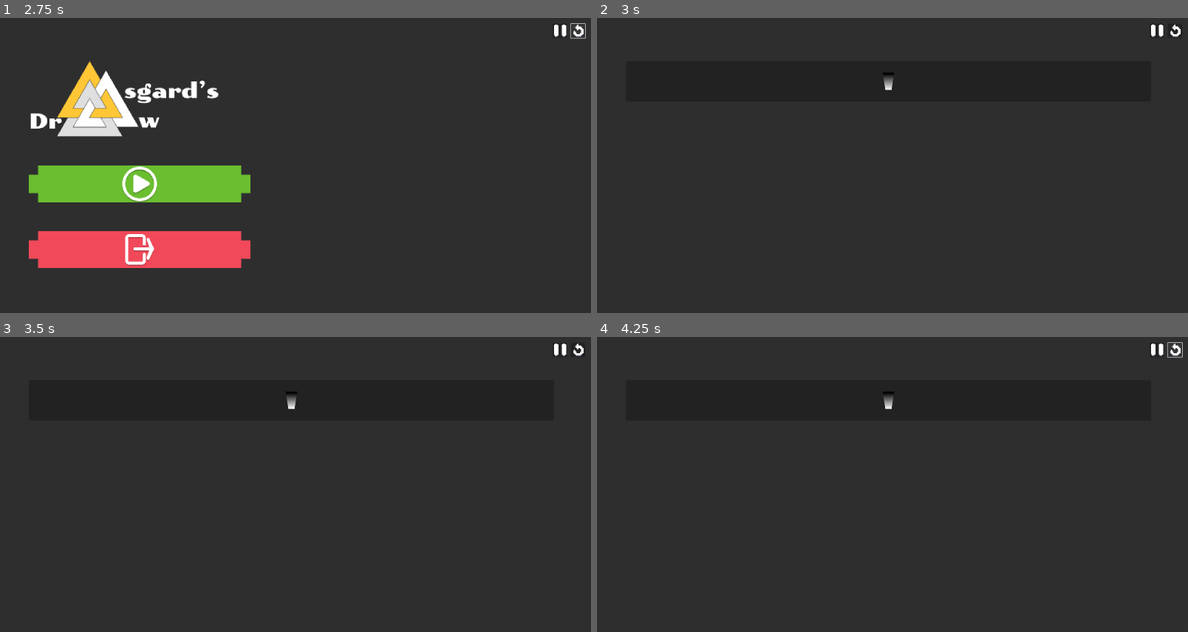
Above: before the commit, frames 1-4 (two rows, left to right).
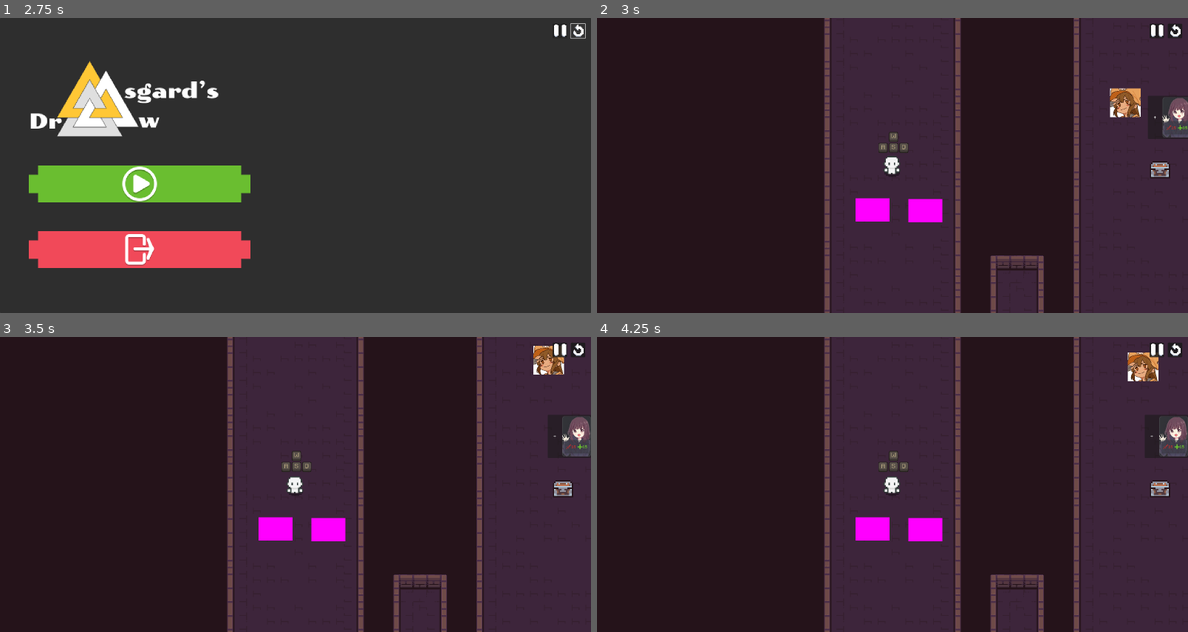
Above: after the commit, the same moments.

Repository: rishaandesai/asgards-draw
Game: Godot game, scene res://Scenes/MainMenu/main_menu.tscn
Two runs of this game, one before a commit and one after it. Both use one fixed random seed, a clock stepped at 60 frames per second and the inputs below.
Inputs (mouse positions are in pixels of both pictures, inside the frame that each line leads up to):
- Up to frame 1 (2.75 s): click (579, 29) at 0.5 s; click (579, 29) at 1.25 s; click (579, 29) at 2 s
- Up to frame 2 (3 s): click (886, 183) at 2.75 s
- Up to frame 3 (3.5 s): no input
- Up to frame 4 (4.25 s): click (1176, 348) at 3.52 s

Frame 1 is identical in both runs. In frame 2, 58% of the frame differs, in the area x 0-100%, y 0-100%; in frame 3, 58%; in frame 4, 59%.
Error after the commit: Cannot call method 'get_files' on a null value. (res://Scripts/Utils/SaveFile.gd:41)

Commit message:
moving away from save files

Diff:
--- a/Resources/Dungeons/3/Aion.tres
+++ b/Resources/Dungeons/3/Aion.tres
@@ -7,7 +7,7 @@
 script = ExtResource("1_pmmax")
 name = &"aions_keep"
 type = 3
-rarity = 4
+rarity = 2
 difficulty = 10.5
 scene = ExtResource("2_fhyvg")
 metadata/_custom_type_script = ExtResource("1_pmmax")
--- a/Scenes/MainMenu/save_menu.gd
+++ b/Scenes/MainMenu/save_menu.gd
@@ -11,7 +11,7 @@
 		var SaveDisplayScene = preload("res://Scenes/MainMenu/Util/Save.tscn")
 		var display = SaveDisplayScene.instantiate()
 		display.save = file
-		$"./MarginContainer/VBoxContainer".add_child(display)
+		$"./MarginContainer/ScrollContainer/VBoxContainer".add_child(display)
 
 
 func _on_panel_container_gui_input(event: InputEvent) -> void:
@@ -19,6 +19,6 @@
 	event = event as InputEventMouseButton
 
 	if event.is_pressed():
-		var file: SaveFile = SaveFile.new()
+		var file: SaveFile = SaveFile.new(true)
 		SaveData.saveFile = file
 		get_tree().change_scene_to_file("res://Scenes/Puzzle/Dungeons/Introduction.tscn")
--- a/Scenes/MainMenu/save_menu.tscn
+++ b/Scenes/MainMenu/save_menu.tscn
@@ -34,28 +34,32 @@
 theme_override_constants/margin_top = 75
 theme_override_constants/margin_bottom = 75
 
-[node name="VBoxContainer" type="VBoxContainer" parent="MarginContainer"]
+[node name="ScrollContainer" type="ScrollContainer" parent="MarginContainer"]
 layout_mode = 2
+
+[node name="VBoxContainer" type="VBoxContainer" parent="MarginContainer/ScrollContainer"]
+layout_mode = 2
+size_flags_horizontal = 3
 theme_override_constants/separation = 50
 
-[node name="PanelContainer" type="PanelContainer" parent="MarginContainer/VBoxContainer"]
+[node name="PanelContainer" type="PanelContainer" parent="MarginContainer/ScrollContainer/VBoxContainer"]
 layout_mode = 2
 
-[node name="MarginContainer" type="MarginContainer" parent="MarginContainer/VBoxContainer/PanelContainer"]
+[node name="MarginContainer" type="MarginContainer" parent="MarginContainer/ScrollContainer/VBoxContainer/PanelContainer"]
 layout_mode = 2
 theme_override_constants/margin_left = 20
 theme_override_constants/margin_top = 20
 theme_override_constants/margin_right = 20
 theme_override_constants/margin_bottom = 20
 
-[node name="CenterContainer" type="CenterContainer" parent="MarginContainer/VBoxContainer/PanelContainer/MarginContainer"]
+[node name="CenterContainer" type="CenterContainer" parent="MarginContainer/ScrollContainer/VBoxContainer/PanelContainer/MarginContainer"]
 layout_mode = 2
 
-[node name="TextureRect" type="TextureRect" parent="MarginContainer/VBoxContainer/PanelContainer/MarginContainer/CenterContainer"]
+[node name="TextureRect" type="TextureRect" parent="MarginContainer/ScrollContainer/VBoxContainer/PanelContainer/MarginContainer/CenterContainer"]
 custom_minimum_size = Vector2(0, 30)
 layout_mode = 2
 texture = ExtResource("3_s43e3")
 expand_mode = 3
 stretch_mode = 4
 
-[connection signal="gui_input" from="MarginContainer/VBoxContainer/PanelContainer" to="." method="_on_panel_container_gui_input"]
+[connection signal="gui_input" from="MarginContainer/ScrollContainer/VBoxContainer/PanelContainer" to="." method="_on_panel_container_gui_input"]
--- a/Scenes/World.tscn
+++ b/Scenes/World.tscn
@@ -15,12 +15,14 @@
 3:0/0 = 0
 3:0/0/terrain_set = 0
 3:0/0/terrain = 1
+3:0/0/physics_layer_0/polygon_0/points = PackedVector2Array(-8, -8, 8, -8, 8, 8, -8, 8)
 0:1/0 = 0
 0:1/0/terrain_set = 0
 0:1/0/terrain = 2
 3:1/0 = 0
 3:1/0/terrain_set = 0
 3:1/0/terrain = 0
+3:1/0/physics_layer_0/polygon_0/points = PackedVector2Array(-8, -8, 8, -8, 8, 8, -8, 8)
 1:2/0 = 0
 1:2/0/terrain_set = 0
 1:2/0/terrain = 3
@@ -30,6 +32,7 @@
 2:2/0/terrain = 3
 
 [sub_resource type="TileSet" id="TileSet_y7y61"]
+physics_layer_0/collision_layer = 1
 terrain_set_0/mode = 0
 terrain_set_0/terrain_0/name = "Shallow Water"
 terrain_set_0/terrain_0/color = Color(0.5, 0.34375, 0.25, 1)
@@ -48,3 +51,4 @@
 tile_set = SubResource("TileSet_y7y61")
 
 [node name="Player" parent="." instance=ExtResource("3_p70al")]
+position = Vector2(1116, 558)
--- a/Scripts/MainMenu/main_menu.gd
+++ b/Scripts/MainMenu/main_menu.gd
@@ -1,7 +1,8 @@
 extends Control
 
 func _on_play_pressed() -> void:
-	get_tree().change_scene_to_file("res://Scenes/MainMenu/save_menu.tscn")
+	SaveData.saveFile.global_seed = RandomNumberGenerator.new().randi()
+	get_tree().change_scene_to_file("res://Scenes/Puzzle/Dungeons/Introduction.tscn")
 
 func _on_quit_pressed() -> void:
 	get_tree().quit()
--- a/Scripts/Puzzles/ChunkRender.gd
+++ b/Scripts/Puzzles/ChunkRender.gd
@@ -4,12 +4,18 @@
 var unrender_distance: int = 10
 var loaded_chunks: Dictionary[Vector2i, Chunk] = {}
 
+var tiles: Array[Vector2i] = [Vector2i(3, 0), #Deep Water
+							Vector2i(3, 2), # Shallow Water
+							Vector2i(1, 1), #Wet Grass
+							Vector2i(2, 3), #dry grass
+							Vector2i(2, 2),#normal grass
+							Vector2i(0, 0)] #snow
+
 func _ready() -> void:
-	$Player.position = Vector2(SaveData.saveFile.world_size/2, SaveData.saveFile.world_size/2)
+	$Player.position = Vector2(SaveData.saveFile.world_size, SaveData.saveFile.world_size)/2
 
 func _process(_delta: float) -> void:
 	var player_chunk: Vector2i = Vector2i($Player.position/SaveData.saveFile.chunk_size)
-
 	# Load chunks within render distance
 	for x: int in range(player_chunk.x-render_distance, player_chunk.x+render_distance):
 		if x < 0 or x > SaveData.saveFile.world_size/SaveData.saveFile.chunk_size:
@@ -26,21 +32,16 @@
 			for local_x in range(SaveData.saveFile.chunk_size):
 				for local_y in range(SaveData.saveFile.chunk_size):
 					var local_pos = Vector2i(local_x, local_y)
-					var global_pos = local_pos + (chunk_pos * SaveData.saveFile.chunk_size)
+					var global_pos = local_pos*16 + (chunk_pos * SaveData.saveFile.chunk_size)
 
 					var tile_type = Tile.TileTypes.deep_water_tile
 
 					# Check if we have this chunk and position saved
-					if SaveData.saveFile.world.has(chunk_pos):
-						var chunk = SaveData.saveFile.world[chunk_pos]
-						loaded_chunks[chunk_pos] = chunk
-
-						# Use saved tile type if available
-						if chunk.tiles.has(local_pos):
-							tile_type = chunk.tiles[local_pos].type
+					if ($LandscapeTilemap as TileMapLayer).get_cell_tile_data(global_pos) == null:
+						tile_type = SaveData.saveFile.get_tile(global_pos.x, global_pos.y)
 
 					# Set the tile on the tilemap
-					$"LandscapeTilemap".set_cells_terrain_connect([global_pos],0 , 0, tile_type)
+					$LandscapeTilemap.set_cell($LandscapeTilemap.local_to_map(global_pos), 0, tiles[tile_type])
 
 	# Unload chunks outside unrender distance
 	var chunks_to_unload = []
@@ -50,11 +51,11 @@
 			chunks_to_unload.append(chunk_pos)
 
 			# Clear all tiles for this chunk
-			for local_x in range(SaveData.saveFile.chunk_size):
-				for local_y in range(SaveData.saveFile.chunk_size):
-					var local_pos = Vector2i(local_x, local_y)
-					var global_pos = local_pos + (chunk_pos * SaveData.saveFile.chunk_size)
-					$"World Layer".erase_cell(0, global_pos)
+			#for local_x in range(SaveData.saveFile.chunk_size):
+			#	for local_y in range(SaveData.saveFile.chunk_size):
+			#		var local_pos = Vector2i(local_x, local_y)
+			#		var global_pos = local_pos + (chunk_pos * SaveData.saveFile.chunk_size)
+			#		$LandscapeTilemap.erase_cell(0, global_pos)
 
 	# Remove unloaded chunks from loaded_chunks
 	for chunk_pos in chunks_to_unload:
--- a/Scripts/Puzzles/player.gd
+++ b/Scripts/Puzzles/player.gd
@@ -2,137 +2,42 @@
 class_name Player
 
 const SPEED = 150.0
-const PUSH_FORCE = 10.0
-const ZOOM_FACTOR = 10.0
-const MIN_ZOOM = 0.05
-const MAX_ZOOM = 3.0
-const TILE_SIZE = 16
+const PUSH_FORCE = 10.0  # Adjust for stronger/weaker pushing
 
-@onready var camera = $Camera2D
 @onready var animation_player = $AnimationPlayer
-@onready var ray = $RayCast2D
 
-var terrain
 var last_direction = "front"
 
-var last_position = Vector2.ZERO
-var target_position = Vector2.ZERO
-var movedir = Vector2.ZERO
-
-var zoom_hold_add = false
-var zoom_hold_sub = false
-var zoom_hold_timer_add = 0.0
-var zoom_hold_timer_sub = 0.0
-
 func _ready() -> void:
-	terrain = get_tree().get_root().find_child("LandscapeTilemap", true, false)
-	if terrain == null:
-		push_error("LandscapeTilemap not found — terrain is null and movement will crash.")
 	var tweener = create_tween()
 	tweener.tween_property($PointLight2D, "energy", 1.0, 2)
 
-func _physics_process(delta: float) -> void:
-	if last_position == Vector2.ZERO:
-		last_position = position
-		target_position = position
+func _physics_process(_delta: float) -> void:
+	var direction_x := Input.get_axis("move_left", "move_right")
+	var direction_y := Input.get_axis("move_up", "move_down")
 
-	if position == target_position:
-		get_movedir()
-		last_position = position
-		target_position += movedir * TILE_SIZE
+	velocity = Vector2(direction_x, direction_y).normalized() * SPEED
 
-	position += SPEED * movedir * delta
+	if direction_x:
+		last_direction = "left" if direction_x < 0 else "right"
+	elif direction_y:
+		last_direction = "back" if direction_y < 0 else "front"
 
-	if position.distance_to(last_position) >= TILE_SIZE - SPEED * delta:
-		position = target_position
-
-	if movedir.x:
-		last_direction = "left" if movedir.x < 0 else "right"
-	elif movedir.y:
-		last_direction = "back" if movedir.y < 0 else "front"
-
-	if position != last_position:
+	if velocity.length() > 0:
 		animation_player.play("run_" + last_direction)
 	else:
 		animation_player.play("idle_" + last_direction)
 
-	if zoom_hold_add:
-		zoom_hold_timer_add += delta
-		if zoom_hold_timer_add >= 0.5:
-			camera.zoom *= ZOOM_FACTOR
-			camera.zoom = camera.zoom.clamp(Vector2(MIN_ZOOM, MIN_ZOOM), Vector2(MAX_ZOOM, MAX_ZOOM))
-			zoom_hold_timer_add = 0.0
+	move_and_slide()
+	_handle_pushing()
 
-	if zoom_hold_sub:
-		zoom_hold_timer_sub += delta
-		if zoom_hold_timer_sub >= 0.5:
-			camera.zoom /= ZOOM_FACTOR
-			camera.zoom = camera.zoom.clamp(Vector2(MIN_ZOOM, MIN_ZOOM), Vector2(MAX_ZOOM, MAX_ZOOM))
-			zoom_hold_timer_sub = 0.0
-
-	_handle_pushing()
-	z_index = clamp(int(position.y), 0, 4096)
-
-func _input(event):
-	if event is InputEventKey and event.pressed:
-		if event.physical_keycode == KEY_EQUAL or event.physical_keycode == KEY_KP_ADD:
-			camera.zoom *= ZOOM_FACTOR
-			camera.zoom = camera.zoom.clamp(Vector2(MIN_ZOOM, MIN_ZOOM), Vector2(MAX_ZOOM, MAX_ZOOM))
-			zoom_hold_add = true
-			zoom_hold_timer_add = 0.0
-		elif event.physical_keycode == KEY_MINUS or event.physical_keycode == KEY_KP_SUBTRACT:
-			camera.zoom /= ZOOM_FACTOR
-			camera.zoom = camera.zoom.clamp(Vector2(MIN_ZOOM, MIN_ZOOM), Vector2(MAX_ZOOM, MAX_ZOOM))
-			zoom_hold_sub = true
-			zoom_hold_timer_sub = 0.0
-	elif event is InputEventKey and not event.pressed:
-		if event.physical_keycode == KEY_EQUAL or event.physical_keycode == KEY_KP_ADD:
-			zoom_hold_add = false
-		elif event.physical_keycode == KEY_MINUS or event.physical_keycode == KEY_KP_SUBTRACT:
-			zoom_hold_sub = false
+	z_index = int(position.y)
 
 func _handle_pushing():
 	for i in get_slide_collision_count():
 		var collision = get_slide_collision(i)
 		var collider = collision.get_collider()
+
 		if collider is RigidBody2D:
-			var push_direction = collision.get_normal() * -1
+			var push_direction = collision.get_normal() * -1  # Get push direction
 			collider.apply_central_impulse(push_direction * PUSH_FORCE)
-
-func get_movedir():
-	var LEFT = Input.is_action_pressed("move_left")
-	var RIGHT = Input.is_action_pressed("move_right")
-	var UP = Input.is_action_pressed("move_up")
-	var DOWN = Input.is_action_pressed("move_down")
-
-	var dir_x = -int(LEFT) + int(RIGHT)
-	var dir_y = -int(UP) + int(DOWN)
-
-	var test_dir = Vector2.ZERO
-
-	if dir_x != 0:
-		var check_pos = terrain.local_to_map(position + Vector2(dir_x, 0) * TILE_SIZE)
-		var tile_coords = terrain.get_cell_atlas_coords(check_pos)
-		if tile_coords != Vector2i(3, 0) and tile_coords != Vector2i(3, 2):
-			test_dir.x = dir_x
-
-	if dir_y != 0:
-		var check_pos = terrain.local_to_map(position + Vector2(0, dir_y) * TILE_SIZE)
-		var tile_coords = terrain.get_cell_atlas_coords(check_pos)
-		if tile_coords != Vector2i(3, 0) and tile_coords != Vector2i(3, 2):
-			test_dir.y = dir_y
-
-	movedir = test_dir.normalized()
-
-	if movedir != Vector2.ZERO:
-		ray.target_position = movedir * TILE_SIZE / 2
-
-func get_tile(tile_map):
-	if tile_map is TileMap:
-		var v = Vector2(TILE_SIZE / 2, TILE_SIZE / 2)
-		var tile_pos = tile_map.local_to_map(position + v + ray.target_position)
-		var tile_id = tile_map.get_cell_source_id(0, tile_pos)
-		if tile_id == -1:
-			return "None"
-		else:
-			return tile_map.tile_set.get_source(tile_id).resource_name
--- a/Scripts/Utils/DungeonSave.gd
+++ b/Scripts/Utils/DungeonSave.gd
@@ -12,15 +12,17 @@
 
 func _init(worldSize: Vector2i, pos: Vector2i, id: int) -> void:
 	position = pos
+	print_debug("new_dungeon")
 	var diff_rating: float = (pos.distance_to(worldSize/2)/(worldSize.length()**2))*(sqrt(2)/24) ## this can go up to 12 difficulty... somehow
 	#var folder_name: String = "10+" if int(diff_rating) >= 10 else type_string(int(diff_rating))
 	var folder_name: String = "10+"
 	var folder: DirAccess = DirAccess.open("res://Resources/Dungeons/"+folder_name)
-	var dungeon_resc: Dungeon = load(folder.get_files()[range(0, folder.get_files().size()).pick_random()])
+	var dungeon_resc: Dungeon = load("res://Resources/Dungeons/"+folder_name+"/"+folder.get_files()[range(0, folder.get_files().size()).pick_random()])
 	rarity = dungeon_resc.rarity
 	type = dungeon_resc.type
 	scene = dungeon_resc.scene
 	uid = id
+	print_debug(str(uid)+" "+str(type)+" "+str(rarity))
 	super(dungeon_resc.name)
 
 static func weights(d_r: float) -> PackedFloat32Array:
--- a/Scripts/Utils/SaveFile.gd
+++ b/Scripts/Utils/SaveFile.gd
@@ -11,7 +11,7 @@
 var jokers: Array[Card] = []
 var completed_dungeons: Array[int] = []
 var dungeons: Array[DungeonSave] = []
-var world: Dictionary[Vector2i, Chunk] = {}
+@export var world: StringName ## Folder Position of the WorldFile
 var worldgen_node: Node = null
 
 var noise = FastNoiseLite.new()
@@ -33,6 +33,9 @@
 
 var global_seed = 87885
 
+var raw_noise
+var gradient
+
 func _init(new_file: bool = false) -> void:
 	var save_dir: DirAccess = DirAccess.open("user://Saves/")
 	name = StringName("Save_" + str(save_dir.get_files().size()))
@@ -47,16 +50,21 @@
 	}
 	deck = []
 	jokers = []
+
 	if new_file:
-		worldgen_node = load("res://Scripts/LandscapeTileMap.gd").new()
-		worldgen_node.name = "LandscapeTilemap"
-		var gradient = worldgen_node.load_square_gradient("res://Resources/square_gradient.png")
-		var raw_noise = worldgen_node.generate_raw_noise()
-		world = worldgen_node.generate_island(raw_noise, gradient)
+		global_seed = RandomNumberGenerator.new().randi()
+		gradient = load_square_gradient("res://Resources/square_gradient.png")
+		raw_noise = generate_raw_noise()
 		var struct_map = load("res://Scripts/StructuresTileMap.gd").new()
-		dungeons = struct_map.generate_dungeons(worldgen_node.land_positions)
-		save()
 
+func place_player_on_land() -> Vector2:
+	if land_positions.size() > 0:
+		var spawn_position = land_positions.pick_random()
+		return spawn_position + Vector2(12.5, 12.5)
+		print("player spawned at %s (on land)" % spawn_position)
+	else:
+		print("no valid land positions found. placing player at center of map")
+		return Vector2(world_size / 2, world_size / 2) + Vector2(12.5, 12.5)
 
 func generate_raw_noise():
 	var raw_noise = []
@@ -67,37 +75,69 @@
 			var noise_val = noise.get_noise_2d(float(x), float(y)) * 0.5 + 0.5
 			raw_noise[x].append(noise_val)
 	return raw_noise
+func get_tile(global_x: int, global_y: int) -> int:
+	var noise_val = raw_noise[global_x][global_y]
+	var final_val = clamp(noise_val - (gradient[global_x][global_y] * 0.8), 0.0, 1.0)
+	var global_pos = Vector2i(global_x, global_y)
+
+	# Determine tile type based on noise value
+	if final_val < 0.2:
+		return Tile.TileTypes.deep_water_tile
+	elif final_val < 0.25:
+		return Tile.TileTypes.shallow_water_tile
+	elif final_val > 0.7:
+		return Tile.TileTypes.snow_tile
+	else:
+		var moisture_val = 0.5
+		if moisture_val > 0.7:
+			return Tile.TileTypes.wet_grass_tile
+		elif moisture_val < 0.3:
+			return Tile.TileTypes.dry_grass_tile
+		else:
+			return Tile.TileTypes.normal_grass_tile
+
+func is_dungeon_on_tile(tile: Vector2i):
+	pass
 
 func generate_island(raw_noise, gradient) -> Dictionary[Vector2i, Chunk]:
-	var chunks: Dictionary
-	for c in range((world_size/chunk_size)**2):
-		var curr_chunk: Array[Tile] = []
-		var chunk_pos: Vector2i = Vector2i(c % (world_size/chunk_size), c/(world_size/chunk_size))
-		for x in range(chunk_size):
-			for y in range(chunk_size):
-				var noise_val = raw_noise[x][y]
-				var final_val = clamp(noise_val - (gradient[x][y] * 0.8), 0.0, 1.0)
-				var pos: Vector2i = Vector2i()
+	var chunks: Dictionary[Vector2i, Chunk]
+	for chunk_x in range(world_size/chunk_size):
+		for chunk_y in range(world_size/chunk_size):
+			var curr_chunk: Array[Tile] = []
+			var chunk_pos = Vector2i(chunk_x, chunk_y)
 
-				if final_val < 0.2:
-					water_positions.append(Vector2i(x, y))
-					curr_chunk.append(Tile.new(Vector2i(c*chunk_size+x, c*chunk_size+y), Tile.TileTypes.deep_water_tile))
-				elif final_val < 0.25:
-					water_positions.append(Vector2i(x, y))
-					curr_chunk.append(Tile.new(Vector2i(c*chunk_size+x, c*chunk_size+y), Tile.TileTypes.shallow_water_tile))
-				elif final_val > 0.7:
-					land_positions.append(Vector2i(x, y))
-					curr_chunk.append(Tile.new(Vector2i(c*chunk_size+x, c*chunk_size+y), Tile.TileTypes.snow_tile))
-				else:
-					var moisture_val = 0.5 #moisture_noise.get_noise_2d(float(x), float(y)) * 0.5 + 0.5
-					if moisture_val > 0.7:
-						curr_chunk.append(Tile.new(Vector2i(c*chunk_size+x, c*chunk_size+y), Tile.TileTypes.wet_grass_tile))
-					elif moisture_val < 0.3:
-						curr_chunk.append(Tile.new(Vector2i(c*chunk_size+x, c*chunk_size+y), Tile.TileTypes.dry_grass_tile))
+			for local_x in range(chunk_size):
+				for local_y in range(chunk_size):
+					var global_x = chunk_x * chunk_size + local_x
+					var global_y = chunk_y * chunk_size + local_y
+
+					# Get noise value for this position
+					var noise_val = raw_noise[global_x][global_y]
+					var final_val = clamp(noise_val - (gradient[global_x][global_y] * 0.8), 0.0, 1.0)
+					var local_pos = Vector2i(local_x, local_y)
+					var global_pos = Vector2i(global_x, global_y)
+
+					# Determine tile type based on noise value
+					if final_val < 0.2:
+						water_positions.append(global_pos)
+						curr_chunk.append(Tile.new(local_pos, Tile.TileTypes.deep_water_tile))
+					elif final_val < 0.25:
+						water_positions.append(global_pos)
+						curr_chunk.append(Tile.new(local_pos, Tile.TileTypes.shallow_water_tile))
+					elif final_val > 0.7:
+						land_positions.append(global_pos)
+						curr_chunk.append(Tile.new(local_pos, Tile.TileTypes.snow_tile))
 					else:
-						curr_chunk.append(Tile.new(Vector2i(c*chunk_size+x, c*chunk_size+y), Tile.TileTypes.normal_grass_tile))
-					land_positions.append(Vector2i(x, y))
-		chunks[chunk_pos] = Chunk.new(chunk_pos, curr_chunk)
+						var moisture_val = 0.5
+						if moisture_val > 0.7:
+							curr_chunk.append(Tile.new(local_pos, Tile.TileTypes.wet_grass_tile))
+						elif moisture_val < 0.3:
+							curr_chunk.append(Tile.new(local_pos, Tile.TileTypes.dry_grass_tile))
+						else:
+							curr_chunk.append(Tile.new(local_pos, Tile.TileTypes.normal_grass_tile))
+						land_positions.append(global_pos)
+
+			chunks[chunk_pos] = Chunk.new(chunk_pos, curr_chunk)
 	return chunks
 
 func load_square_gradient(path):
--- a/Scripts/Utils/Types/WorldData/Chunk.gd
+++ b/Scripts/Utils/Types/WorldData/Chunk.gd
@@ -1,10 +1,11 @@
 extends Resource
 class_name Chunk
 
-var tiles: Dictionary[Vector2i, ChunkTile] # Array[Array[chunkTile]]
-var position: Vector2i
 
-func _init(pos: Vector2i, newTiles: Array[Tile]):
+@export var tiles: Dictionary[Vector2i, ChunkTile] # Array[Array[chunkTile]]
+@export var position: Vector2i
+
+func _init(pos: Vector2i = Vector2i(-1, -1), newTiles: Array[Tile] = []):
 	var important_tiles: Array[Tile] = newTiles.filter(func(tile: Tile): return tile.type != Tile.TileTypes.deep_water_tile)
 	if important_tiles.is_empty(): return # Filter out deep_water tiles, in an effort to reduce world file size by not saving each individual deep water tile
 	for tile: Tile in important_tiles:
--- a/Scripts/Utils/Types/WorldData/ChunkTile.gd
+++ b/Scripts/Utils/Types/WorldData/ChunkTile.gd
@@ -5,6 +5,6 @@
 ## Position in the chunk
 var position: Vector2i
 
-func _init(global_position: Vector2i, type: TileTypes, position: Vector2i):
+func _init(global_position: Vector2i = Vector2i(-1,-1), type: TileTypes = 0, position: Vector2i = Vector2i(-1,-1)):
 	self.position = position
 	super(global_position, type)
--- /dev/null
+++ b/Scripts/Utils/Types/WorldData/World.gd
@@ -0,0 +1,4 @@
+extends Resource
+class_name WorldFile
+
+@export var data: Dictionary[Vector2i, Chunk] = {}
--- a/Scripts/Utils/save_data.gd
+++ b/Scripts/Utils/save_data.gd
@@ -5,4 +5,4 @@
 var saveFile: SaveFile
 
 func _ready() -> void:
-	pass
+	saveFile = SaveFile.new(true)
Not shown: 1 places in Scenes/Puzzle/Player.tscn that only renumber resources
Not shown, added: Scripts/Utils/Types/WorldData/World.gd.uid
